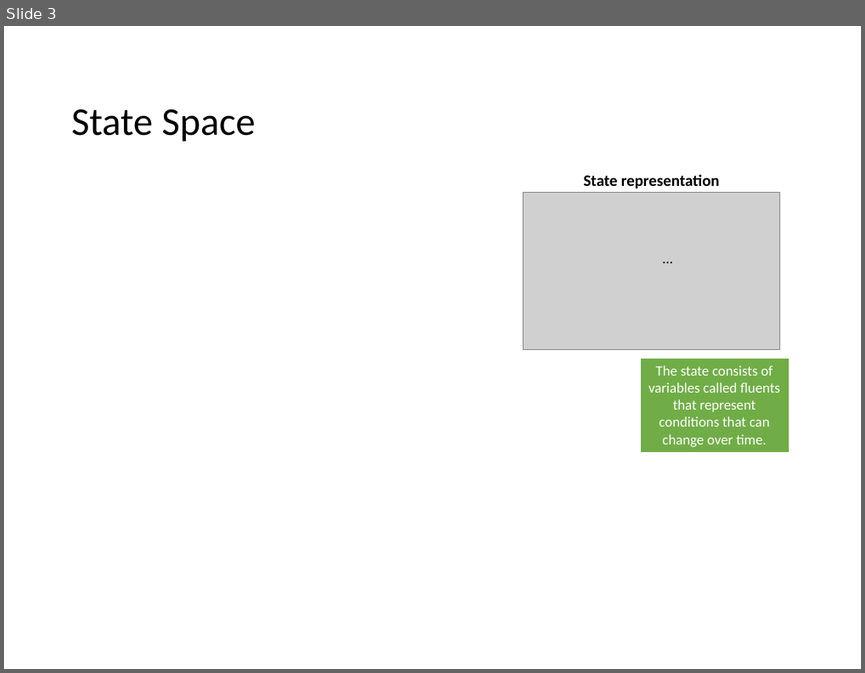
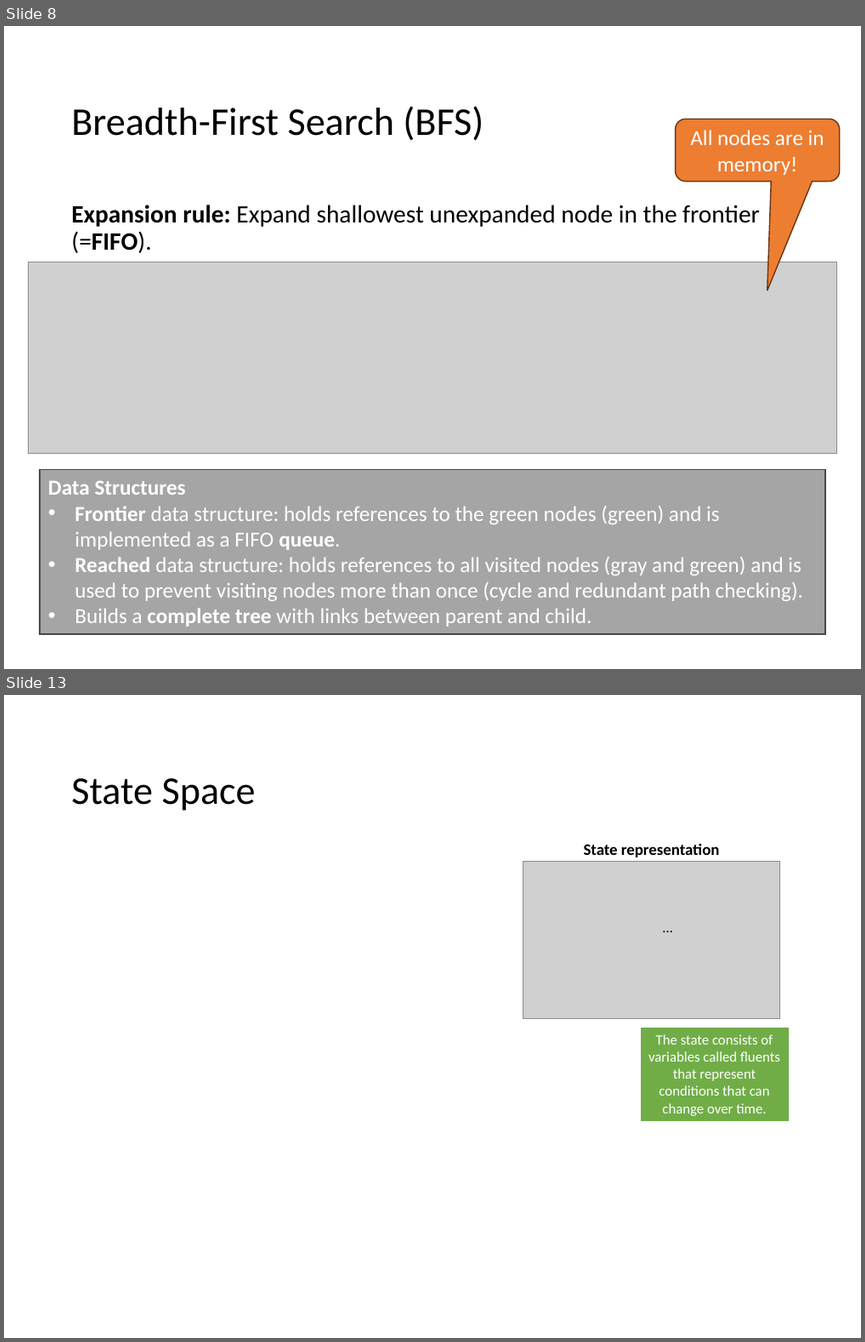
Before and after one commit to mhahsler/CS7320-AI, a slide deck: slides/03_search_discussion.pptx. Shown one above the other, each under a label of ours: slide 3 before the commit, slides 8 and 13 after it; the slides between them are not shown. The pictures are 865x673 and 865x1342 pixels, drawn with LibreOffice and Linux fonts; fonts in the diff are those of the drawing; grey boxes stand for pictures. Boxes give left, top, right and bottom in pixels: in the first picture for what was removed or moved away, otherwise in the second. Text is boxed around its words. In the diff, an @@ line names an element or a change of style, - is before the commit and + after.

```diff
--- a/slides/03_search_discussion.pptx
+++ b/slides/03_search_discussion.pptx
@@ slide 8 added at (4,26,861,669), background #FFFFFF @@
@@ title added at (71,106,483,141), 33 pt, text #000000 @@
+Breadth-First Search (BFS)
@@ rounded speech box added at (675,119,840,181), fill #ED7D31, outline #683715 1 pt, 18 pt, text #FFFFFF @@
+All nodes are in memory!
@@ text added at (71,204,760,253), 21 pt, text #000000 @@
+Expansion rule: Expand shallowest unexpanded node in the frontier (=FIFO).
@@ picture added at (28,261,837,454) @@
@@ rectangle added at (40,469,826,634), fill #A5A5A5, outline #484848 1 pt, 18 pt, text #FFFFFF @@
+Data Structures
+• Frontier data structure: holds references to the green nodes (green) and is implemented as a FIFO queue.
+• Reached data structure: holds references to all visited nodes (gray and green) and is used to prevent visiting nodes more than once (cycle and redundant path checking).
+• Builds a complete tree with links between parent and child.
@@ what was slide 3 is now slide 13 @@
```
Also in this commit, not shown: 1 slide changed, 18 other slides added, 1 slide removed, 7 other files.
